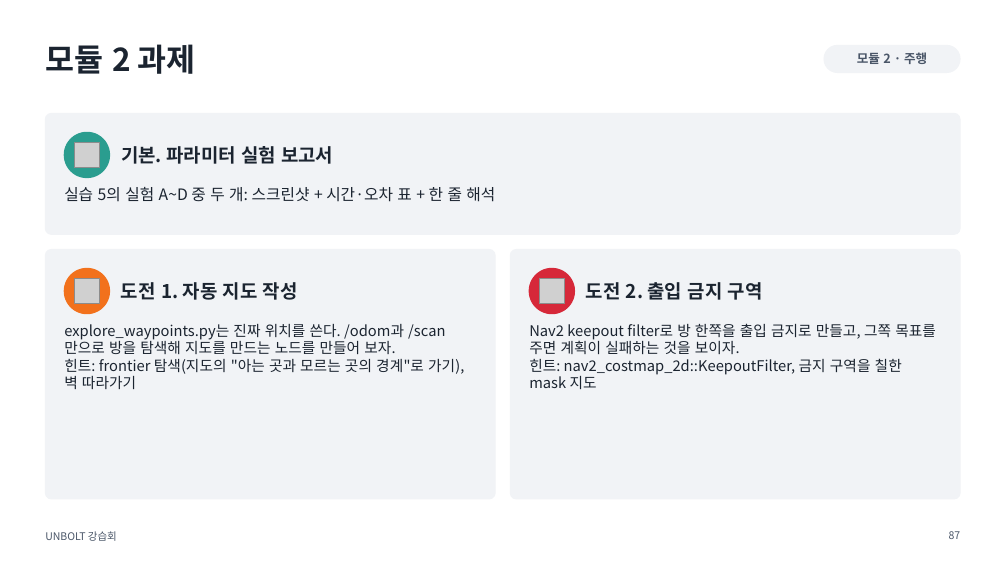
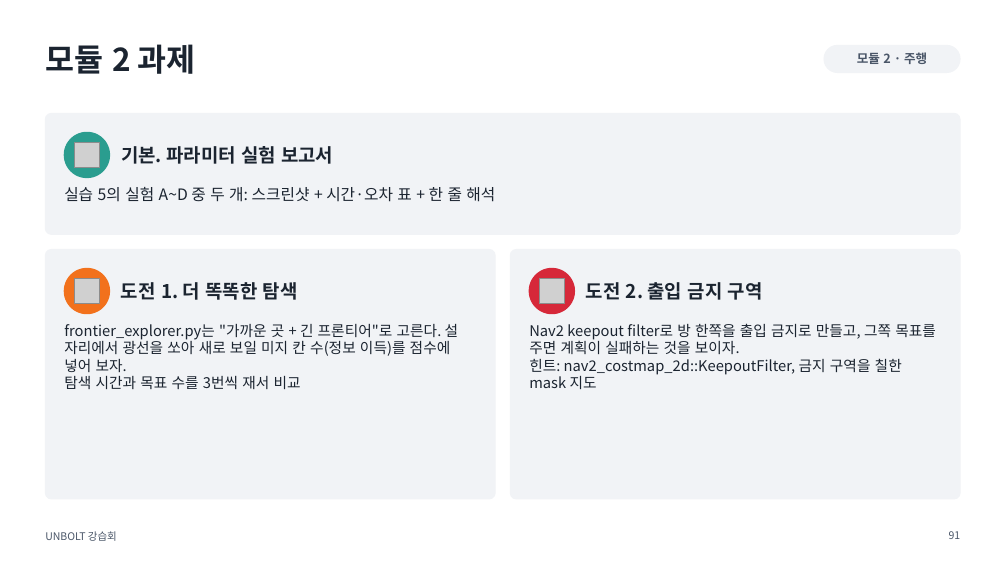
Before and after one commit to sejiny3/AIRLAB, a slide deck: slide 91 of workshop/slides/UNBOLT_workshop.pptx (slide 87 before the commit). Drawn at 1008x567 pixels with LibreOffice and Linux fonts; fonts in the diff are those of the drawing; grey boxes stand for pictures. Boxes give left, top, right and bottom in pixels: in the first picture for what was removed or moved away, otherwise in the second. Text is boxed around its words. In the diff, an @@ line names an element or a change of style, - is before the commit and + after.

```diff
--- a/workshop/slides/UNBOLT_workshop.pptx
+++ b/workshop/slides/UNBOLT_workshop.pptx
@@ text at [121, 282, 298, 300]: text changed @@
-도전 1. 자동 지도 작성
+도전 1. 더 똑똑한 탐색
@@ text at [64, 324, 459, 389]: text changed @@
-explore_waypoints.py는 진짜 위치를 쓴다. /odom과 /scan만으로 방을 탐색해 지도를 만드는 노드를 만들어 보자.
-힌트: frontier 탐색(지도의 "아는 곳과 모르는 곳의 경계"로 가기), 벽 따라가기
+frontier_explorer.py는 "가까운 곳 + 긴 프론티어"로 고른다. 설 자리에서 광선을 쏘아 새로 보일 미지 칸 수(정보 이득)를 점수에 넣어 보자.
+탐색 시간과 목표 수를 3번씩 재서 비교
@@ page number at [949, 531, 961, 539]: text changed @@
-87
+91
```
Also in this commit, not shown: 5 other slides changed, 4 slides added, 29 other files.
